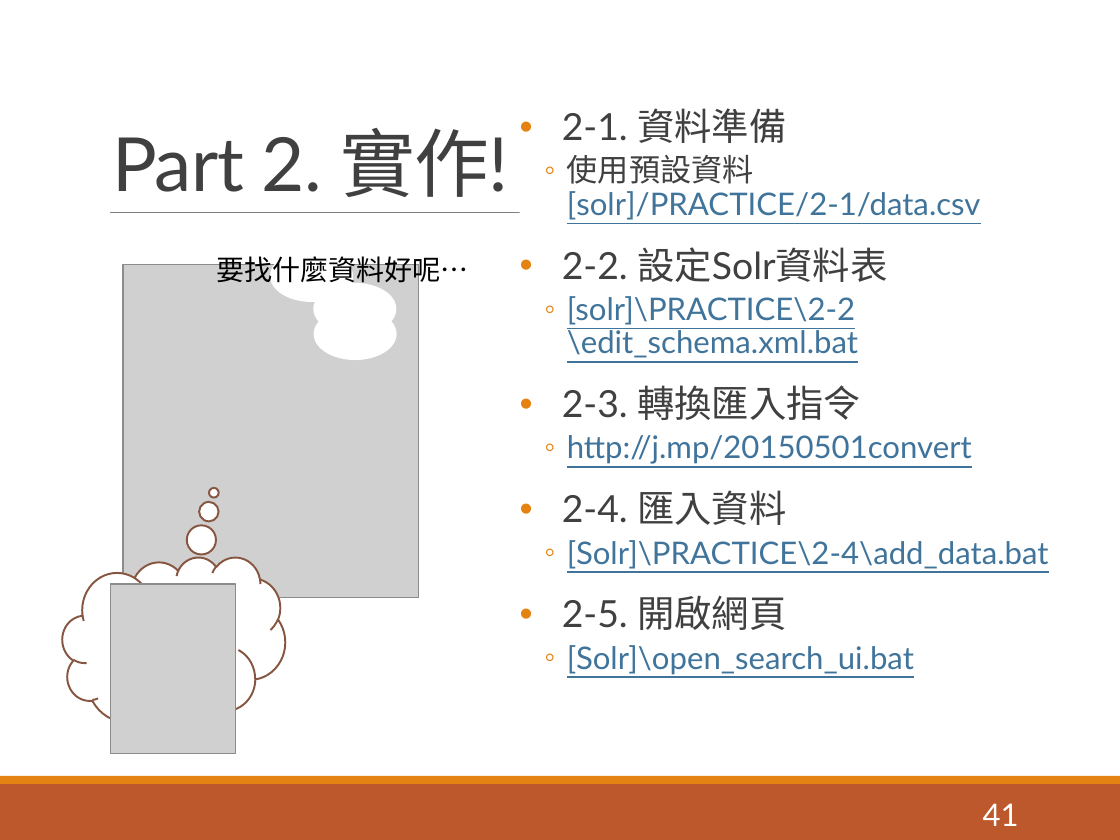
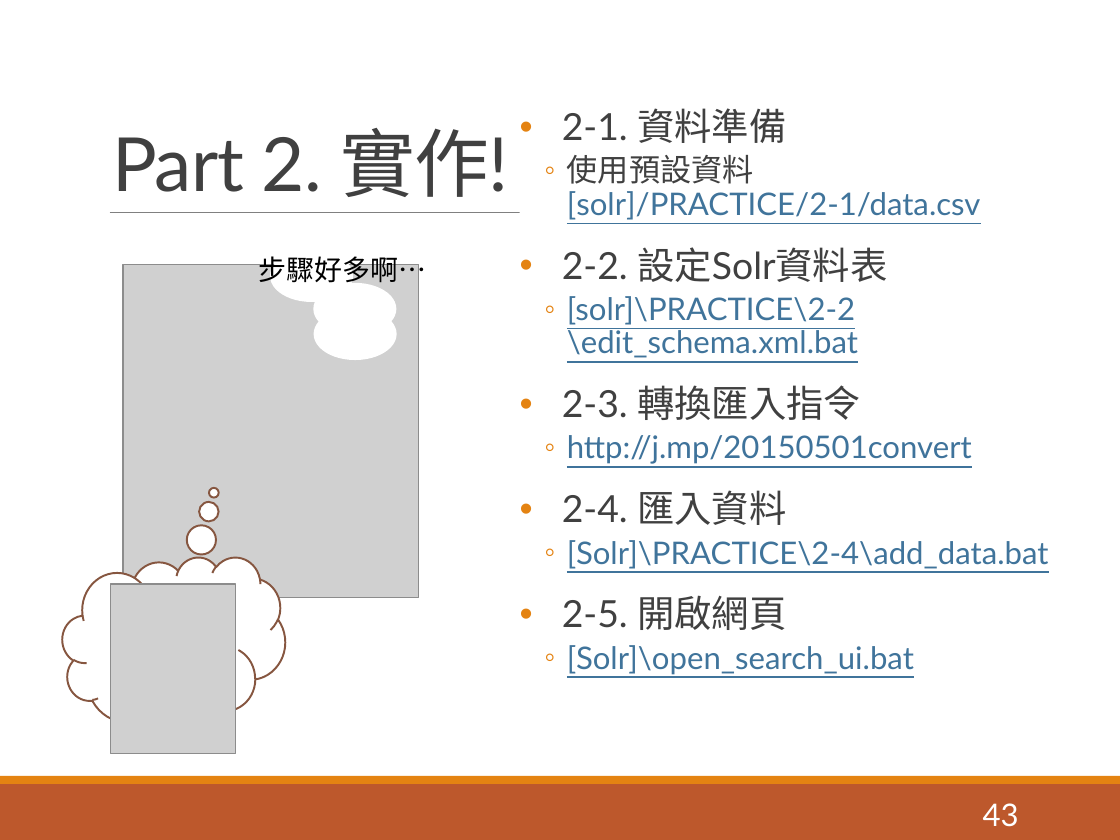
Before and after one commit to pulipulichen/ir-practice-solr, a slide deck: slide 43 of Apache Solr教學介紹.pptx (slide 41 before the commit). Drawn at 1120x840 pixels with LibreOffice and Linux fonts; fonts in the diff are those of the drawing; grey boxes stand for pictures. Boxes give left, top, right and bottom in pixels: in the first picture for what was removed or moved away, otherwise in the second. Text is boxed around its words. In the diff, an @@ line names an element or a change of style, - is before the commit and + after.

```diff
--- a/Apache Solr教學介紹.pptx
+++ b/Apache Solr教學介紹.pptx
@@ text at (259,256,427,288): text changed @@
-要找什麼資料好呢…
+步驟好多啊…
@@ page number at (983,803,1019,827): text changed @@
-41
+43
```
Also in this commit, not shown: 6 other slides changed, 3 slides added, 1 other file.
